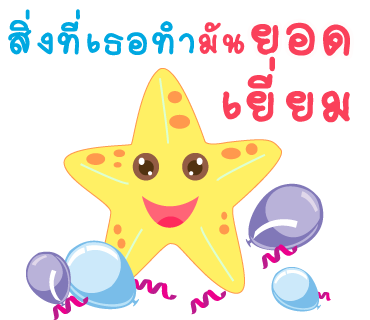
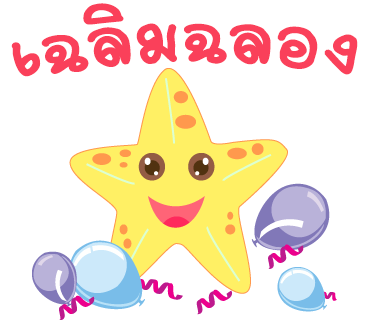
Before/after of a 370 x 320 layered artwork. What changed in the layer stack:
renamed "เยี่ยม" to "ฉลอง", hid it, painted on it over [206, 32, 358, 123]
hid "ยอด" over [251, 22, 350, 56]
hid "มัน" over [198, 22, 245, 54]
renamed "สิ่งที่เธอทำ" to "เฉลิมฉลอง", painted on it over [8, 3, 358, 77]
painted on "Layer 2" over [26, 68, 337, 320]
